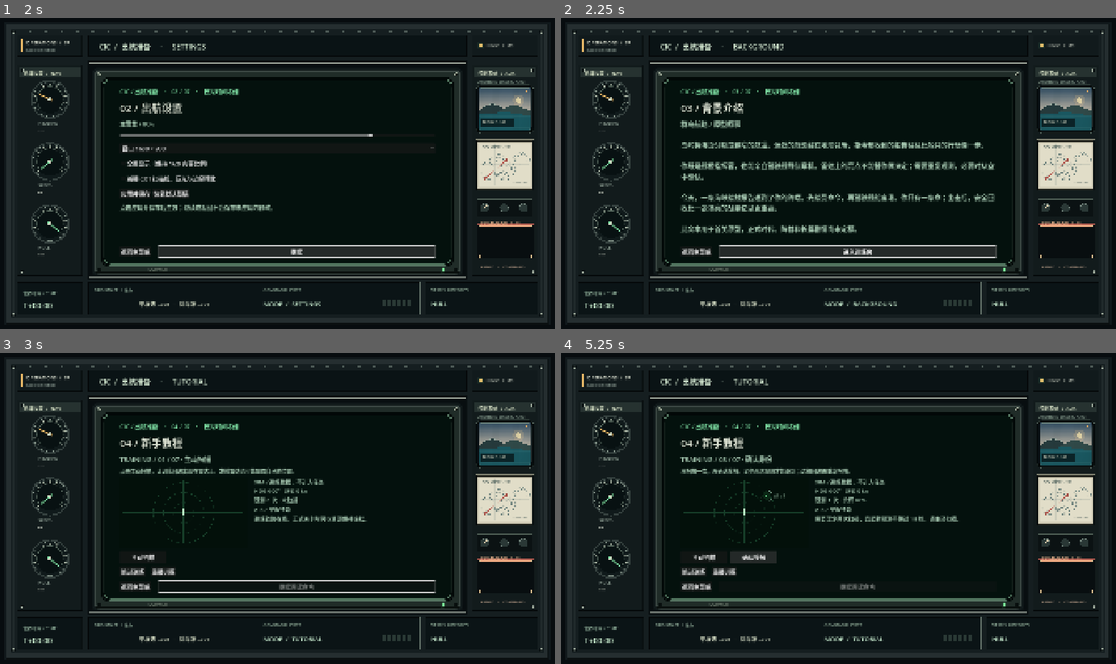
Above: before the commit, frames 1-4 (two rows, left to right).
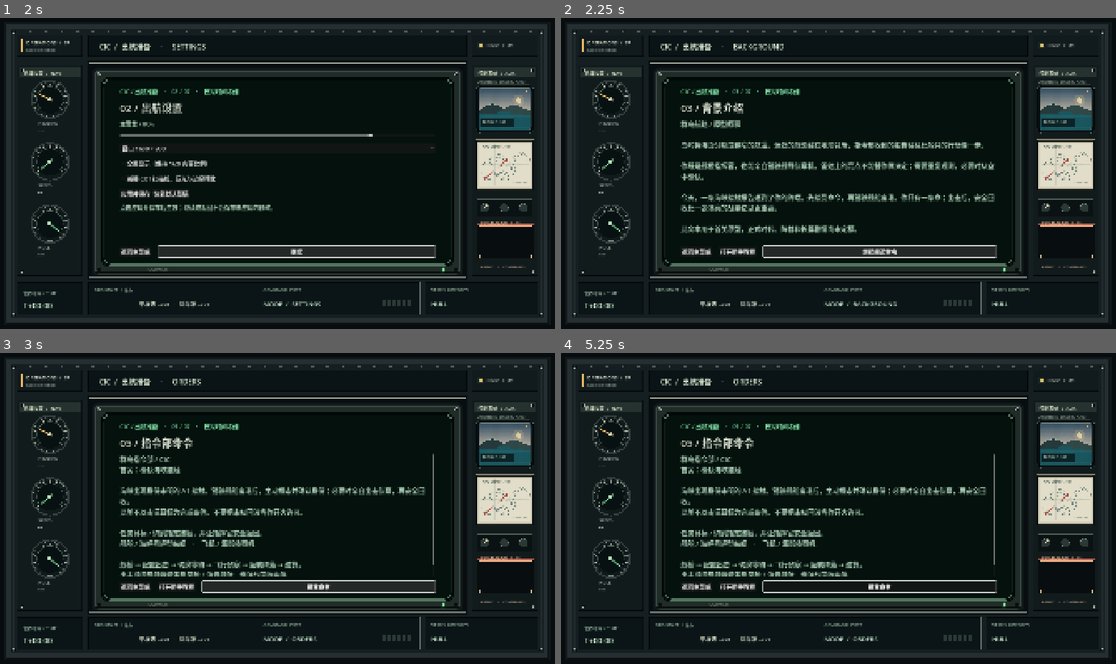
Above: after the commit, the same moments.

Repository: msmapwr/archipelago-echoes
Game: Godot game, scene res://scenes/main/console_shell.tscn
Two runs of this game, one before a commit and one after it. Both use one fixed random seed, a clock stepped at 60 frames per second and the inputs below.
Inputs (mouse positions are in pixels of both pictures, inside the frame that each line leads up to):
- Up to frame 1 (2 s): click "开始游戏" at 0.5 s; click "进入准备" at 1.25 s
- Up to frame 2 (2.25 s): click "继续" at 2 s
- Up to frame 3 (3 s): click "进入训练台" (after the commit: "继续阅读命令") at 2.75 s
- Up to frame 4 (5.25 s): click (705, 558) at 3.5 s, where only the run before the commit has a clickable "主动扫描"; click (755, 558) at 4.25 s, where only the run before the commit has a clickable "选择 A1"; click (755, 558) at 5 s, where only the run before the commit has a clickable "确认接触"

Frame 1 is identical in both runs. In frame 2, 0.4% of the frame differs, in the area x 28-61%, y 72-78%; in frame 3, 6.8%, in the area x 21-79%, y 8-93%; in frame 4, 6.3%.

Commit message:
fix(navigation): rotate ship hulls and expand harbor layout

Diff:
--- a/scripts/core/mission_controller.gd
+++ b/scripts/core/mission_controller.gd
@@ -25,6 +25,7 @@
 var last_contact_bearing_degrees: float = 0.0
 var last_contact_range_km: float = 0.0
 var last_contact_seconds: float = 0.0
+var last_contact_heading_degrees: float = 0.0
 
 var ship_health: float = 100.0
 var ship_ammo: int = 6
@@ -84,6 +85,7 @@
 	last_contact_bearing_degrees = 0.0
 	last_contact_range_km = 0.0
 	last_contact_seconds = 0.0
+	last_contact_heading_degrees = 0.0
 	ship_health = 100.0
 	ship_ammo = 6
 	next_ship_fire_seconds = 0.0
@@ -141,6 +143,7 @@
 	last_contact_bearing_degrees = WorldState.contact_bearing_degrees()
 	last_contact_range_km = range_km
 	last_contact_seconds = WorldClock.elapsed_seconds
+	last_contact_heading_degrees = enemy_heading_degrees
 	var kind := "contact_updated" if was_visible else "contact_discovered"
 	if was_visible:
 		EventBus.contact_updated.emit(CONTACT_ID)
--- a/scripts/core/user_settings.gd
+++ b/scripts/core/user_settings.gd
@@ -6,6 +6,7 @@
 var settings_path: String = SETTINGS_PATH
 var tutorial_progress_path: String = "user://tutorial_progress.cfg"
 var tutorial_completed: bool = false
+var skip_tutorial_by_default: bool = true
 var tutorial_progress_error: String = ""
 
 func _ready() -> void:
@@ -20,7 +21,7 @@
 		return true
 	var config := ConfigFile.new()
 	if config.load(tutorial_progress_path) != OK or config.get_value("tutorial", "version", 0) != 1 or typeof(config.get_value("tutorial", "completed", false)) != TYPE_BOOL:
-		tutorial_progress_error = "教程记录无法读取；本次仍显示新手教程。"
+		tutorial_progress_error = "教程记录无法读取；仍可手动打开新手教程。"
 		tutorial_completed = false
 		return false
 	tutorial_completed = config.get_value("tutorial", "completed", false)
@@ -34,7 +35,7 @@
 	config.set_value("tutorial", "completed", true)
 	var pending := tutorial_progress_path + ".tmp"
 	if config.save(pending) != OK or DirAccess.rename_absolute(pending, tutorial_progress_path) != OK:
-		tutorial_progress_error = "教程记录保存失败；本次可继续，下次可能仍显示教程。"
+		tutorial_progress_error = "教程记录保存失败；本次可继续，仍可手动打开教程。"
 		return false
 	tutorial_completed = true
 	tutorial_progress_error = ""
--- a/scripts/ui/harbor_screen.gd
+++ b/scripts/ui/harbor_screen.gd
@@ -19,7 +19,7 @@
 class HarborChart extends Control:
 	var navigation: RefCounted
 	func _point(value: Vector2) -> Vector2:
-		return Vector2(24, 24) + (value - Vector2(-0.25, -0.36)) * (size - Vector2(48, 48)) / Vector2(0.5, 0.44)
+		return Vector2(24, 24) + (value - Navigation.WATER_BOUNDS.position) * (size - Vector2(48, 48)) / Navigation.WATER_BOUNDS.size
 	func _draw() -> void:
 		if navigation == null:
 			return
@@ -34,8 +34,14 @@
 			var rect := Rect2(_point(obstacle.position), _point(obstacle.end) - _point(obstacle.position))
 			draw_rect(rect, Color("#244536"))
 			draw_rect(rect, Color("#88aa91"), false, 2.0)
-		draw_string(get_theme_default_font(), _point(Vector2(-0.22, -0.02)), "码头", HORIZONTAL_ALIGNMENT_LEFT, -1, 18, Color("#bfd0bb"))
-		draw_string(get_theme_default_font(), _point(Vector2(0.11, -0.15)), "防波堤", HORIZONTAL_ALIGNMENT_LEFT, -1, 18, Color("#bfd0bb"))
+		# Berth lines and warehouses stay inside the solid quay's collision bounds.
+		for berth in range(3):
+			var y := -0.36 + berth * 0.22
+			draw_line(_point(Vector2(-0.55, y)), _point(Vector2(-0.32, y)), Color("#e8b968"), 3)
+			draw_string(get_theme_default_font(), _point(Vector2(-0.85, y)), "B%02d" % (berth + 1), HORIZONTAL_ALIGNMENT_LEFT, -1, 16, Color("#bfd0bb"))
+			draw_rect(Rect2(_point(Vector2(-0.95, y - 0.12)), _point(Vector2(-0.66, y - 0.03)) - _point(Vector2(-0.95, y - 0.12))), Color("#55715a"), false, 2)
+		draw_string(get_theme_default_font(), _point(Vector2(-0.92, 0.24)), "码头 / 泊位", HORIZONTAL_ALIGNMENT_LEFT, -1, 18, Color("#bfd0bb"))
+		draw_string(get_theme_default_font(), _point(Vector2(0.44, -0.60)), "防波堤", HORIZONTAL_ALIGNMENT_LEFT, -1, 18, Color("#bfd0bb"))
 		var gate_left := _point(Vector2(-Navigation.EXIT_HALF_WIDTH_KM, Navigation.EXIT_Y_KM))
 		var gate_right := _point(Vector2(Navigation.EXIT_HALF_WIDTH_KM, Navigation.EXIT_Y_KM))
 		draw_line(gate_left, gate_right, Color("#e8b968"), 3.0)
@@ -43,12 +49,13 @@
 		draw_dashed_line(_point(Vector2.ZERO), _point(Vector2(0, Navigation.EXIT_Y_KM)), Color("#5c9971"), 1.0, 8.0)
 		var ship := _point(navigation.position_km)
 		var direction := Vector2(sin(deg_to_rad(navigation.heading_degrees)), -cos(deg_to_rad(navigation.heading_degrees)))
-		preload("res://scripts/data/unit_glyph.gd").draw(self, ship, 42, "ship.escort_carrier", Color("#a5f1ba"))
+		draw_set_transform(ship, deg_to_rad(navigation.heading_degrees))
+		preload("res://scripts/data/unit_glyph.gd").draw(self, Vector2.ZERO, 60, "ship.escort_carrier", Color("#a5f1ba"))
+		draw_set_transform(Vector2.ZERO)
 		draw_line(ship + direction * 25, ship + direction * 36, Color("#a5f1ba"), 2)
 		draw_line(ship + direction * 36, ship + direction * 36 - direction.rotated(0.6) * 7, Color("#a5f1ba"), 2)
 		draw_line(ship + direction * 36, ship + direction * 36 - direction.rotated(-0.6) * 7, Color("#a5f1ba"), 2)
-		preload("res://scripts/data/unit_glyph.gd").draw(self, Vector2(80, size.y - 90), 64, "building.port", Color("#a4c6af"), "medium", 1, true)
-		draw_string(get_theme_default_font(), Vector2(35, size.y - 40), "港区平面图 · 码头 / 防波堤", HORIZONTAL_ALIGNMENT_LEFT, -1, 18, Color("#a4c6af"))
+		draw_string(get_theme_default_font(), Vector2(35, size.y - 4), "港区 2 km · 码头 / 防波堤", HORIZONTAL_ALIGNMENT_LEFT, -1, 16, Color("#a4c6af"))
 
 func _ready() -> void:
 	process_mode = Node.PROCESS_MODE_ALWAYS
--- a/scripts/ui/radar_display.gd
+++ b/scripts/ui/radar_display.gd
@@ -308,10 +308,16 @@
 
 func _draw_unit_symbol(point: Vector2, family: String, tint: Color, heading: float = NAN, texture: Texture2D = null, size_class: String = "medium", variant: int = 1) -> void:
 	var pixels := clampf(34.0 * MAX_RANGE_KM / display_range_km, 32, 48)
+	var rotates := family.begins_with("ship.") and is_finite(heading)
+	if rotates:
+		draw_set_transform(point, deg_to_rad(heading))
+	var origin := Vector2.ZERO if rotates else point
 	if texture != null:
-		draw_texture_rect(texture, Rect2(point - Vector2.ONE * pixels * 0.5, Vector2.ONE * pixels), false, tint)
+		draw_texture_rect(texture, Rect2(origin - Vector2.ONE * pixels * 0.5, Vector2.ONE * pixels), false, tint)
 	else:
-		preload("res://scripts/data/unit_glyph.gd").draw(self, point, pixels, family, tint, size_class, variant)
+		preload("res://scripts/data/unit_glyph.gd").draw(self, origin, pixels, family, tint, size_class, variant)
+	if rotates:
+		draw_set_transform(Vector2.ZERO)
 	if family.begins_with("ship.") and is_finite(heading):
 		var direction := Vector2.UP.rotated(deg_to_rad(heading))
 		var tip := point + direction * (pixels * 0.5 + 11)
@@ -342,7 +348,7 @@
 		if contact != null and not contact.identified_ship_id.is_empty():
 			var ship: ShipDefinition = DataManager.get_definition(contact.identified_ship_id) as ShipDefinition
 			if ship != null:
-				_draw_unit_symbol(point, ship.visual_family_id, Color(tint, strength), NAN, ship.symbol_texture, ship.size_class, ship.shape_variant)
+				_draw_unit_symbol(point, ship.visual_family_id, Color(tint, strength), MissionController.last_contact_heading_degrees, ship.symbol_texture, ship.size_class, ship.shape_variant)
 	if contact_selected_state:
 		draw_arc(point, 17.0, 0.0, TAU, 40, AMBER, 1.5, true)
 	if fire_control_assigned and not flight_navigation:
--- a/scripts/ui/session_preparation.gd
+++ b/scripts/ui/session_preparation.gd
@@ -129,7 +129,7 @@
 		departure_requested.emit()
 		return
 	page_index += 1
-	if PAGES[page_index]["id"] == "tutorial" and UserSettings.tutorial_completed:
+	if PAGES[page_index]["id"] == "tutorial" and (UserSettings.skip_tutorial_by_default or UserSettings.tutorial_completed):
 		page_index += 1
 	_refresh_page()
 
@@ -157,8 +157,9 @@
 	generation_form.visible = stage == "generation"
 	tutorial.visible = stage == "tutorial"
 	advance_button.text = page["action"]
-	replay_tutorial_button.visible = UserSettings.tutorial_completed and stage in ["background", "orders"]
-	if stage == "background" and UserSettings.tutorial_completed:
+	replay_tutorial_button.visible = stage in ["background", "orders"]
+	replay_tutorial_button.text = "重播新手教程" if UserSettings.tutorial_completed else "打开新手教程"
+	if stage == "background" and (UserSettings.skip_tutorial_by_default or UserSettings.tutorial_completed):
 		advance_button.text = "继续阅读命令"
 	advance_button.disabled = stage == "generation" and not generation_ready
 	if stage in ["background", "orders"]:
--- a/scripts/ui/unit_icon.gd
+++ b/scripts/ui/unit_icon.gd
@@ -17,7 +17,12 @@
 
 func _draw() -> void:
 	var extent := minf(pixels, minf(size.x, size.y) - 8) if fit_to_bounds else pixels
-	Glyph.draw(self, size * 0.5, extent, family, tint, size_class, variant, detailed)
+	if show_heading and family.begins_with("ship."):
+		draw_set_transform(size * 0.5, deg_to_rad(heading))
+		Glyph.draw(self, Vector2.ZERO, extent, family, tint, size_class, variant, detailed)
+		draw_set_transform(Vector2.ZERO)
+	else:
+		Glyph.draw(self, size * 0.5, extent, family, tint, size_class, variant, detailed)
 	if show_heading:
 		var direction := Vector2.UP.rotated(deg_to_rad(heading))
 		var tip := size * 0.5 + direction * pixels * 0.56
--- a/scripts/world/harbor_navigation.gd
+++ b/scripts/world/harbor_navigation.gd
@@ -2,10 +2,10 @@
 
 const KNOT_TO_KM_PER_SECOND := 1.852 / 3600.0
 const MAX_SPEED_KNOTS := 10.0
-const EXIT_Y_KM := -0.32
-const EXIT_HALF_WIDTH_KM := 0.08
-const WATER_BOUNDS := Rect2(-0.25, -0.36, 0.5, 0.44)
-const OBSTACLES: Array[Rect2] = [Rect2(-0.25, -0.12, 0.17, 0.2), Rect2(0.08, -0.20, 0.17, 0.08)]
+const EXIT_Y_KM := -1.28
+const EXIT_HALF_WIDTH_KM := 0.32
+const WATER_BOUNDS := Rect2(-1.0, -1.44, 2.0, 1.76)
+const OBSTACLES: Array[Rect2] = [Rect2(-1.0, -0.48, 0.68, 0.8), Rect2(0.32, -0.80, 0.68, 0.32)]
 
 var position_km := Vector2.ZERO
 var heading_degrees: float = 0.0
--- a/scripts/world/world_state.gd
+++ b/scripts/world/world_state.gd
@@ -34,7 +34,7 @@
 		push_error("[WorldState] first scenario ship or contact is missing")
 		return false
 	var candidate = ArchipelagoMap.new(map_seed, contact.bearing_degrees, contact.range_km)
-	if not candidate.is_water(candidate.ship_start_km) or not candidate.is_water(candidate.contact_position_km) or not candidate.can_navigate_segment(candidate.ship_start_km, candidate.ship_start_km + Vector2(0, -0.32)):
+	if not candidate.is_water(candidate.ship_start_km) or not candidate.is_water(candidate.contact_position_km) or not candidate.can_navigate_segment(candidate.ship_start_km, candidate.ship_start_km + Vector2(0, preload("res://scripts/world/harbor_navigation.gd").EXIT_Y_KM)):
 		generation_error = "海域未通过出生点与离港航道校验，请更换种子重试。"
 		return false
 	map = candidate
--- a/tests/flight_navigation_smoke.gd
+++ b/tests/flight_navigation_smoke.gd
@@ -8,6 +8,7 @@
 
 func _run() -> void:
 	root.get_node("UserSettings").tutorial_completed = false # First-run preparation fixture; no persistent write.
+	root.get_node("UserSettings").skip_tutorial_by_default = false # Explicit training fixture.
 	var mission: Node = root.get_node("MissionController")
 	var clock: Node = root.get_node("WorldClock")
 	var world: Node = root.get_node("WorldState")
@@ -83,7 +84,7 @@
 	var harbor: Control = shell.get_node("GameCRTSlot/Harbor")
 	harbor.navigation.cast_off()
 	harbor.navigation.set_command(0, 10)
-	harbor.advance_navigation(100)
+	harbor.advance_navigation(400)
 	var main: Control = shell.get_node("GameCRTSlot").get_child(0)
 	_launch(mission, clock)
 	_check(main.radar.flight_navigation and main.radar.own_position_km == mission.aircraft_position_km and not main.radar.sweep_enabled, "cockpit map centers on actual aircraft and separates navigation from ship radar sweep")
--- a/tests/harbor_navigation_smoke.gd
+++ b/tests/harbor_navigation_smoke.gd
@@ -8,6 +8,7 @@
 
 func _run() -> void:
 	var harbor = Navigation.new()
+	_check(Navigation.WATER_BOUNDS.size == Vector2(2, 1.76) and Navigation.OBSTACLES[0].size == Vector2(0.68, 0.8), "expanded harbor includes 680 m quay and 640 m departure channel")
 	_check(not harbor.set_command(0, 10), "mooring rejects propulsion")
 	harbor.advance(100)
 	_check(harbor.position_km == Vector2.ZERO, "moored hull stays docked")
@@ -15,23 +16,23 @@
 	_check(not harbor.set_command(0, 11) and harbor.speed_knots == 0, "port speed limit rejects overspeed")
 	_check(not harbor.set_command(NAN, 5) and not harbor.set_command(0, INF), "nonfinite commands cannot corrupt position")
 	harbor.set_command(270, 10)
-	harbor.advance(40)
+	harbor.advance(160)
 	_check(harbor.position_km == Vector2.ZERO and harbor.speed_knots == 0 and not harbor.departed, "segment collision prevents tunneling through dock")
 	harbor.set_command(0, 10)
-	harbor.advance(30)
+	harbor.advance(120)
 	var safe_position: Vector2 = harbor.position_km
 	harbor.set_command(90, 10)
-	harbor.advance(35)
+	harbor.advance(140)
 	_check(harbor.position_km == safe_position and harbor.speed_knots == 0, "breakwater blocks lateral passage")
 	harbor.set_command(0, 10)
 	harbor.advance(10000)
-	_check(harbor.departed and harbor.position_km.is_equal_approx(Vector2(0, -0.32)), "large step clamps movement to departure gate")
+	_check(harbor.departed and harbor.position_km.is_equal_approx(Vector2(0, -1.28)), "large step clamps movement to departure gate")
 	var exit_position: Vector2 = harbor.position_km
 	_check(not harbor.advance(100) and harbor.position_km == exit_position and not harbor.set_command(180, 10), "departure is terminal and cannot trigger twice")
 	var off_route = Navigation.new()
 	off_route.cast_off()
 	off_route.set_command(180, 10)
-	off_route.advance(100)
+	off_route.advance(400)
 	_check(off_route.position_km == Vector2.ZERO and not off_route.departed and off_route.speed_knots == 0, "leaving harbor bounds cannot bypass departure gate")
 	if failures.is_empty():
 		print("Harbor navigation smoke test passed")
--- a/tests/m0_m1_hardening_smoke.gd
+++ b/tests/m0_m1_hardening_smoke.gd
@@ -8,6 +8,7 @@
 
 func _run() -> void:
 	root.get_node("UserSettings").tutorial_completed = false # First-run preparation fixture; no persistent write.
+	root.get_node("UserSettings").skip_tutorial_by_default = false # Explicit training fixture.
 	var data: Node = root.get_node("DataManager")
 	for field in ["cruise_speed_knots", "fuel_minutes"]:
 		for invalid in [0.0, -1.0, NAN, INF]:
@@ -112,7 +113,7 @@
 	var harbor: Control = shell.get_node("GameCRTSlot/Harbor")
 	harbor.navigation.cast_off()
 	harbor.navigation.set_command(0, 10)
-	harbor.advance_navigation(100)
+	harbor.advance_navigation(400)
 	var main: Control = shell.get_node("GameCRTSlot").get_child(0)
 	main._button("PhaseActions/Prepare").emit_signal("pressed")
 	_check(main.sortie_configuration.visible and main.sortie_details.text.contains("余油"), "UI shows real sortie data")
--- a/tests/m1_ui_smoke.gd
+++ b/tests/m1_ui_smoke.gd
@@ -7,6 +7,7 @@
 
 func _run() -> void:
 	root.get_node("UserSettings").tutorial_completed = false # First-run preparation fixture; no persistent write.
+	root.get_node("UserSettings").skip_tutorial_by_default = false # Explicit training fixture.
 	var mission: Node = root.get_node("MissionController")
 	var game: Node = root.get_node("GameManager")
 	var clock: Node = root.get_node("WorldClock")
@@ -20,7 +21,7 @@
 	var harbor: Control = shell.get_node("GameCRTSlot/Harbor")
 	harbor.navigation.cast_off()
 	harbor.navigation.set_command(0.0, 10.0)
-	harbor.advance_navigation(100.0)
+	harbor.advance_navigation(400.0)
 	root.get_node("WorldState").set_ship_command(0.0, 0.0)
 	var main: Control = shell.get_node("GameCRTSlot").get_child(0)
 	var terminal: Control = main.get_node("ScreenContainer/ScreenViewport/Terminal")
--- a/tests/menu_ui_smoke.gd
+++ b/tests/menu_ui_smoke.gd
@@ -7,6 +7,7 @@
 
 func _run() -> void:
 	root.get_node("UserSettings").tutorial_completed = false # Exercise first-run pages without modifying the saved record.
+	root.get_node("UserSettings").skip_tutorial_by_default = false # Explicit training fixture.
 	var shell: Control = load("res://scenes/main/console_shell.tscn").instantiate()
 	root.add_child(shell)
 	var clock: Node = root.get_node("WorldClock")
@@ -73,16 +74,16 @@
 	harbor.command_buttons[2].emit_signal("pressed")
 	_check(harbor.navigation.speed_knots == 2.0, "throttle button controls harbor vessel")
 	harbor.toggle_pause()
-	harbor.advance_navigation(100.0)
+	harbor.advance_navigation(400.0)
 	_check(harbor.navigation.position_km == Vector2.ZERO, "harbor pause freezes navigation")
 	harbor.toggle_pause()
 	harbor.advance_navigation(10.0)
 	_check(paused and clock.elapsed_seconds == seconds_before and mission.ship_health == health_before and root.get_node("WorldState").contact_position_km == enemy_before, "harbor does not advance sea combat or mission clock")
 	harbor.navigation.set_command(0.0, 10.0)
-	harbor.advance_navigation(100.0)
+	harbor.advance_navigation(400.0)
 	_check(not paused and shell.started and shell.session_stage == "mission", "departure enters playable state")
 	var world: Node = root.get_node("WorldState")
-	_check(world.ship_position_km.is_equal_approx(world.map.ship_start_km + Vector2(0, -0.32)) and world.ship_speed_knots == 10.0 and world.ship_heading_degrees == 0.0, "sea mission preserves departure position, heading and speed")
+	_check(world.ship_position_km.is_equal_approx(world.map.ship_start_km + Vector2(0, -1.28)) and world.ship_speed_knots == 10.0 and world.ship_heading_degrees == 0.0, "sea mission preserves departure position, heading and speed")
 	_check(not menu_crt.visible and not shell.get_node("StartButton").visible, "menu gives way to game CRT")
 	var slot: Control = shell.get_node("GameCRTSlot")
 	_check(slot.visible and slot.get_child_count() == 1, "previous CRT is mounted in central slot")
--- a/tests/mission_guidance_smoke.gd
+++ b/tests/mission_guidance_smoke.gd
@@ -8,6 +8,7 @@
 
 func _run() -> void:
 	root.get_node("UserSettings").tutorial_completed = false # First-run preparation fixture; no persistent write.
+	root.get_node("UserSettings").skip_tutorial_by_default = false # Explicit training fixture.
 	_check(Guidance.project({}).stage == "search", "no observations directs active search")
 	_check(Guidance.project({"scans": 1, "contact_visible": false}).next.contains("回波中断"), "lost contact supplies recovery direction")
 	_check(Guidance.project({"identified": true}).stage == "sortie", "identification alone does not claim mission success")
@@ -40,7 +41,7 @@
 	var harbor: Control = shell.get_node("GameCRTSlot/Harbor")
 	harbor.navigation.cast_off()
 	harbor.navigation.set_command(0, 10)
-	harbor.advance_navigation(100)
+	harbor.advance_navigation(400)
 	var main: Control = shell.get_node("GameCRTSlot").get_child(0)
 	var mission: Node = root.get_node("MissionController")
 	var game: Node = root.get_node("GameManager")
--- a/tests/radar_visual_smoke.gd
+++ b/tests/radar_visual_smoke.gd
@@ -34,6 +34,10 @@
 	var radar: Control = load("res://scripts/ui/radar_display.gd").new()
 	root.add_child(radar)
 	mission.scan()
+	_check(mission.last_contact_heading_degrees == mission.enemy_heading_degrees, "scan captures contact heading")
+	var observed_heading: float = mission.last_contact_heading_degrees
+	mission.enemy_heading_degrees = fposmod(observed_heading + 180, 360)
+	_check(mission.last_contact_heading_degrees == observed_heading, "hidden heading change cannot rotate last observed target")
 	var bright: float = radar.contact_energy()
 	clock.advance(45)
 	var dim: float = radar.contact_energy()
--- a/tests/render_console.gd
+++ b/tests/render_console.gd
@@ -5,6 +5,7 @@
 
 func _capture() -> void:
 	root.get_node("UserSettings").tutorial_completed = false # Capture named preparation pages independently of local profile.
+	root.get_node("UserSettings").skip_tutorial_by_default = false # Explicit training fixture.
 	var shell: Control = load("res://scenes/main/console_shell.tscn").instantiate()
 	root.add_child(shell)
 	var capture_mode := OS.get_environment("CONSOLE_CAPTURE_MODE")
@@ -20,22 +21,24 @@
 			trainer.perform("scan")
 			trainer.perform("select")
 		await create_timer(0.7, true).timeout
-	elif capture_mode in ["harbor", "game", "damage", "archive", "fire-control", "fire-archive", "library", "guide-return", "sortie", "flight-nav"]:
+	elif capture_mode in ["harbor", "harbor-east", "game", "damage", "archive", "fire-control", "fire-archive", "library", "guide-return", "sortie", "flight-nav"]:
 		shell.get_node("StartButton").emit_signal("pressed")
 		for step in range(7):
 			if shell.get_node("GameCRTSlot/Preparation").stage == "tutorial":
 				shell.get_node("GameCRTSlot/Preparation").tutorial.skip()
 			shell.get_node("GameCRTSlot/Preparation").advance()
 		var harbor: Control = shell.get_node("GameCRTSlot/Harbor")
-		if capture_mode == "harbor":
+		if capture_mode in ["harbor", "harbor-east"]:
 			harbor.navigation.cast_off()
 			harbor.navigation.set_command(0.0, 6.0)
 			harbor.advance_navigation(30.0)
+			if capture_mode == "harbor-east":
+				harbor.navigation.set_command(90.0, 0.0)
 			harbor.toggle_pause()
 		else:
 			harbor.navigation.cast_off()
 			harbor.navigation.set_command(0.0, 10.0)
-			harbor.advance_navigation(100.0)
+			harbor.advance_navigation(400.0)
 		if capture_mode == "damage":
 			var world: Node = root.get_node("WorldState")
 			var clock: Node = root.get_node("WorldClock")
--- a/tests/settings_generation_smoke.gd
+++ b/tests/settings_generation_smoke.gd
@@ -8,6 +8,7 @@
 
 func _run() -> void:
 	root.get_node("UserSettings").tutorial_completed = false # Keep page-count assertions independent of the user's profile.
+	root.get_node("UserSettings").skip_tutorial_by_default = false # Explicit training fixture.
 	var path := "user://qa_preferences_%d.cfg" % Time.get_ticks_usec()
 	var preferences = Preferences.new()
 	preferences.master_volume = 37
@@ -90,7 +91,7 @@
 	var harbor: Control = shell.get_node("GameCRTSlot/Harbor")
 	harbor.navigation.cast_off()
 	harbor.navigation.set_command(0, 10)
-	harbor.advance_navigation(100)
+	harbor.advance_navigation(400)
 	_check(shell.session_stage == "mission" and world.scenario_seed == 270930 and world.map.seed == 270930, "departure retains generated world")
 	await process_frame
 	DirAccess.remove_absolute(path)
--- a/tests/tutorial_flow_smoke.gd
+++ b/tests/tutorial_flow_smoke.gd
@@ -10,6 +10,7 @@
 	var settings: Node = root.get_node("UserSettings")
 	var original_progress_path: String = settings.tutorial_progress_path
 	var original_completed: bool = settings.tutorial_completed
+	var original_skip: bool = settings.skip_tutorial_by_default
 	var original_error: String = settings.tutorial_progress_error
 	var progress_path := "user://qa_tutorial_%d.cfg" % Time.get_ticks_usec()
 	settings.tutorial_progress_path = progress_path
@@ -47,6 +48,17 @@
 	root.add_child(shell)
 	shell.get_node("StartButton").emit_signal("pressed")
 	var prep: Control = shell.get_node("GameCRTSlot/Preparation")
+	_check(settings.skip_tutorial_by_default, "new profiles default to skipping tutorial")
+	prep.advance()
+	prep.advance()
+	_check(prep.stage == "background" and prep.replay_tutorial_button.visible, "first-time player can manually open tutorial")
+	prep.advance()
+	_check(prep.stage == "orders" and not settings.tutorial_completed and not FileAccess.file_exists(progress_path), "first session skips tutorial without fabricating completion")
+	prep.replay_tutorial_button.emit_signal("pressed")
+	_check(prep.stage == "tutorial" and prep.advance_button.disabled, "manual first-time tutorial retains its practice gate")
+	settings.skip_tutorial_by_default = false
+	prep.page_index = 0
+	prep._refresh_page()
 	var mission: Node = root.get_node("MissionController")
 	var clock: Node = root.get_node("WorldClock")
 	var world: Node = root.get_node("WorldState")
@@ -136,6 +148,7 @@
 	DirAccess.remove_absolute(progress_path)
 	settings.tutorial_progress_path = original_progress_path
 	settings.tutorial_completed = original_completed
+	settings.skip_tutorial_by_default = original_skip
 	settings.tutorial_progress_error = original_error
 	fresh.menu_requested.emit()
 	if failures.is_empty():
Not shown, changed: CHANGELOG.md
Not shown, changed: docs/game-session-flow.md
Not shown, changed: docs/plan.md
Not shown, changed: docs/unit-icon-spec.md
